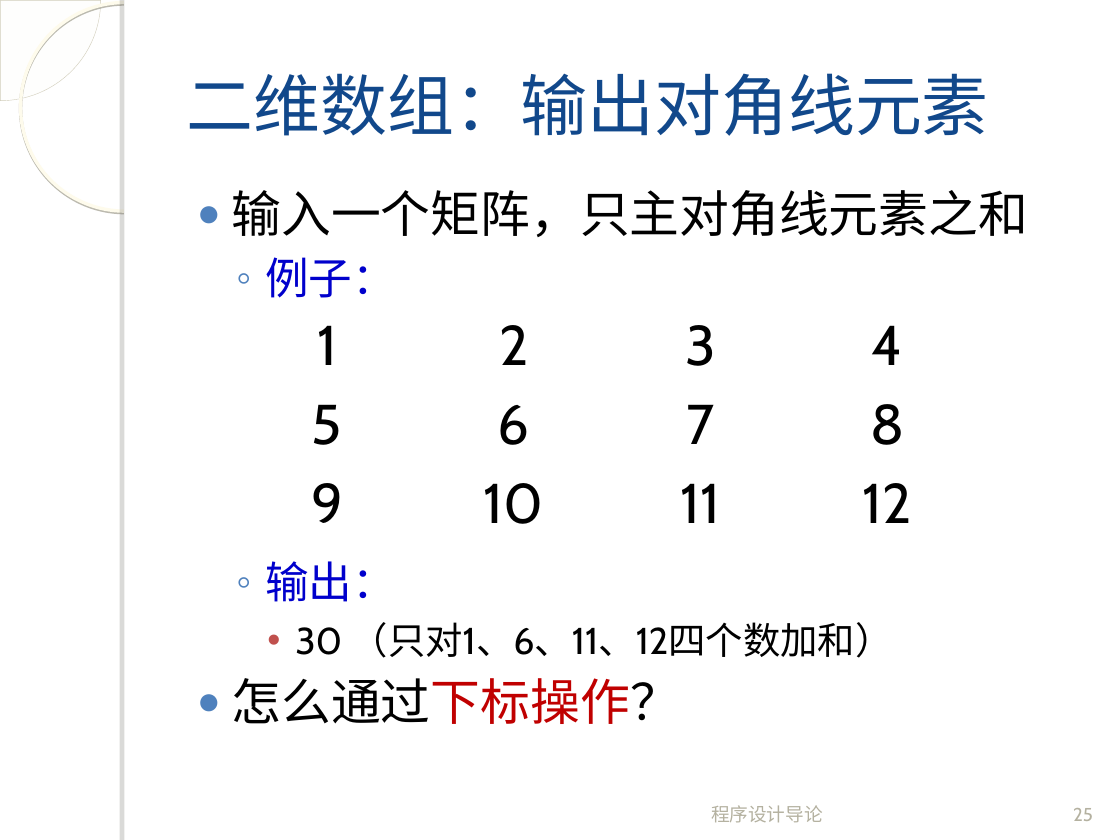
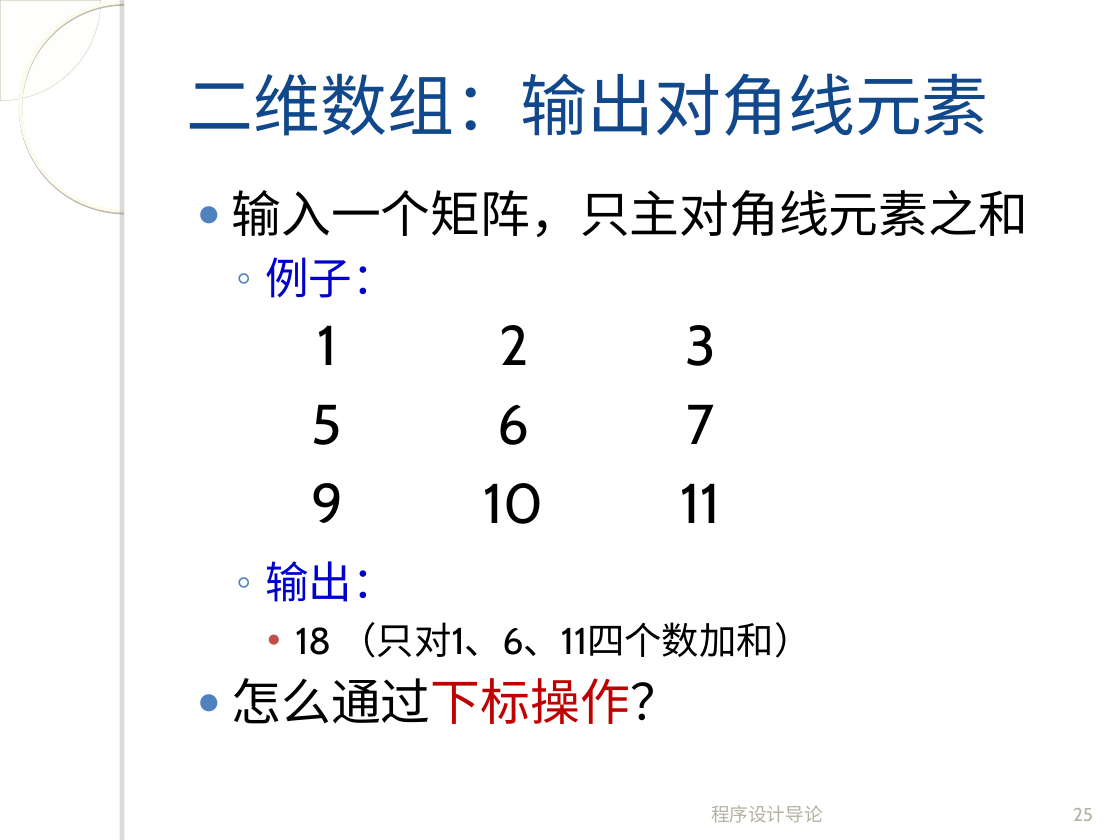
Before and after one commit to fanju1984/introduction-to-programming, a slide deck: slide 25 of introduction-to-programming/slides/2017/Dis03.ppt. Drawn at 1120x840 pixels with LibreOffice and Linux fonts; fonts in the diff are those of the drawing; background and template pictures are left out. Boxes give left, top, right and bottom in pixels: in the first picture for what was removed or moved away, otherwise in the second. Text is boxed around its words. In the diff, an @@ line names an element or a change of style, - is before the commit and + after.

Commit message:
updated slides for dis03

```diff
--- a/introduction-to-programming/slides/2017/Dis03.ppt
+++ b/introduction-to-programming/slides/2017/Dis03.ppt
@@ table at box(234, 306, 795, 541) @@
-column 4: 4 | 8 | 12
@@ table: place and size @@
-table at box(234, 306, 982, 541)
+table at box(234, 306, 795, 541)
@@ text at box(295, 622, 812, 658): text changed @@
-    • 30 （只对1、6、11、12四个数加和）
+    • 18 （只对1、6、11四个数加和）
```
Also in this commit, not shown: 2 other slides changed.
